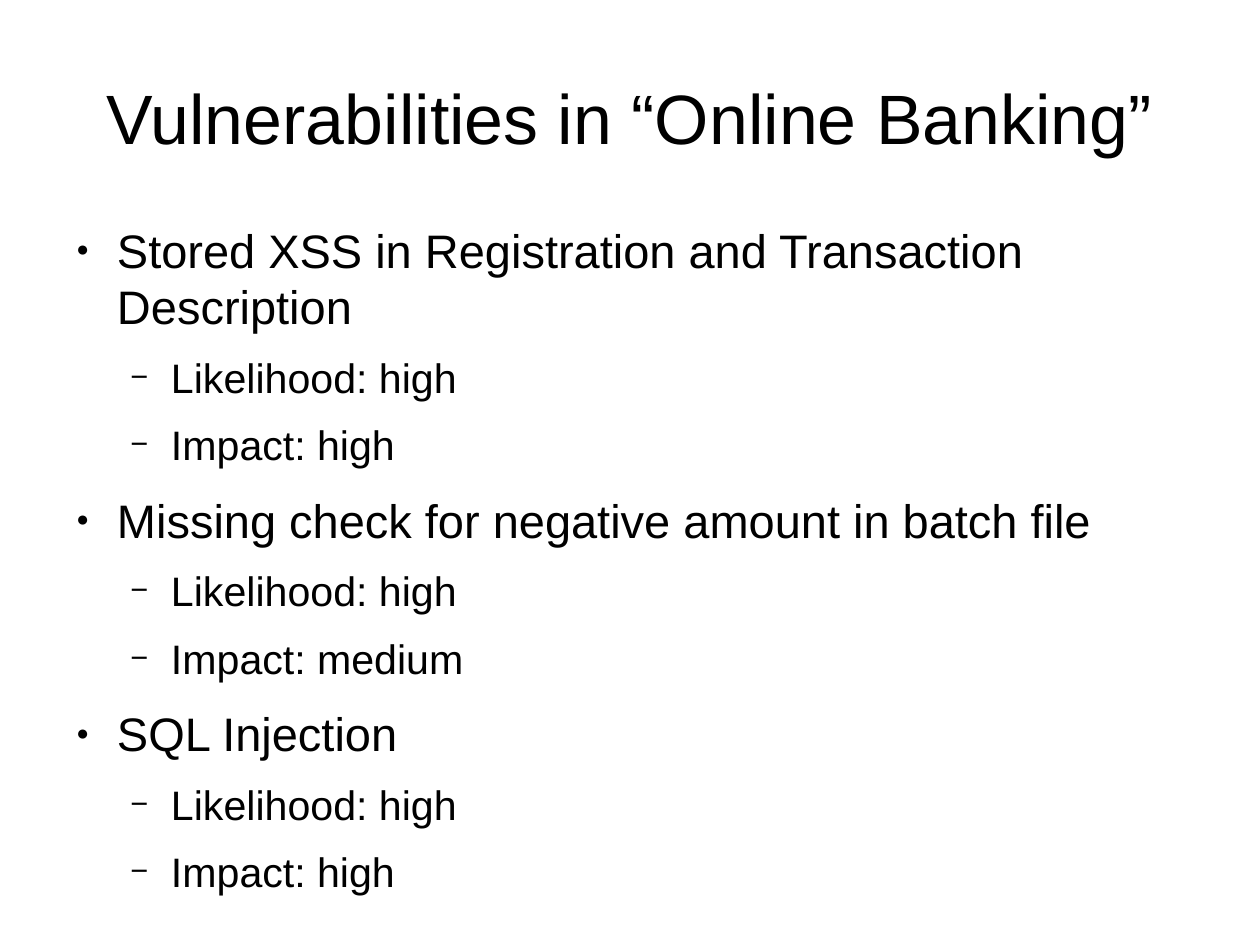
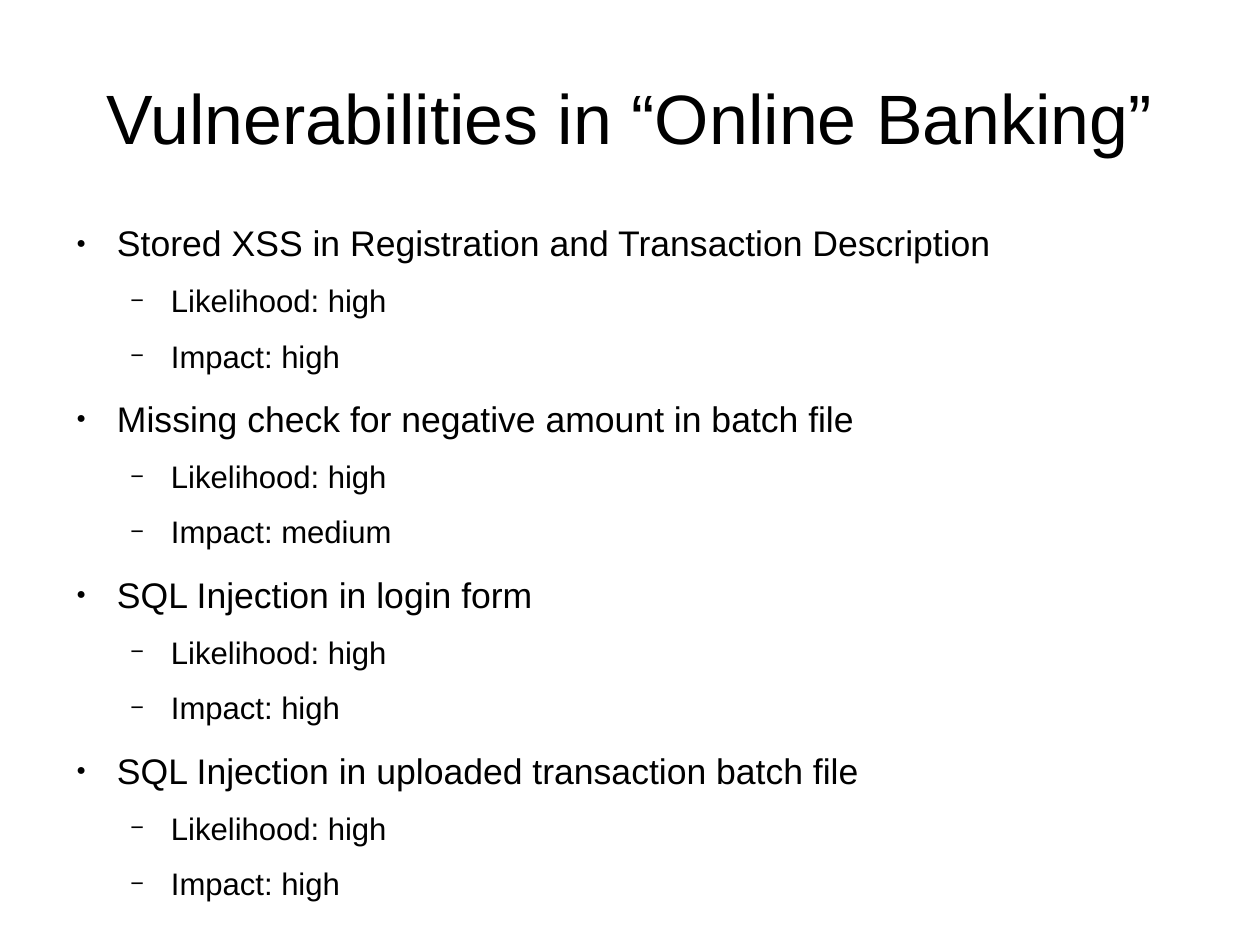
Before and after one commit to snawalgaria/SecureCoding, a slide deck: slide 2 of phase2/presentation.odp. Drawn at 1260x945 pixels with LibreOffice and Linux fonts; fonts in the diff are those of the drawing. Boxes give left, top, right and bottom in pixels: in the first picture for what was removed or moved away, otherwise in the second. Text is boxed around its words. In the diff, an @@ line names an element or a change of style, - is before the commit and + after.

```diff
--- a/phase2/presentation.odp
+++ b/phase2/presentation.odp
@@ text at bbox=[117, 230, 990, 726]: size 29.6 to 22.4 pt in "Stored XSS in Registration and Transaction Description", "Missing check for negative amount in batch ..."; size 25.9 to 19.6 pt in "Likelihood: high", "Impact: high", "Likelihood: high", "Impact: medium" and 2 more places @@
@@ text at bbox=[117, 582, 532, 615]: text changed; size 29.6 to 22.4 pt @@
-● SQL Injection
+● SQL Injection in login form
@@ text at bbox=[117, 758, 858, 901]: paragraphs added @@
+● SQL Injection in uploaded transaction batch file
+  − Likelihood: high
+  − Impact: high
```
Also in this commit, not shown: 2 other slides changed, 2 slides added.
